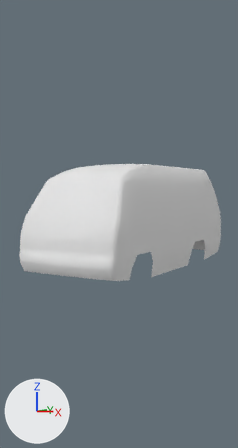
An edit to the Blender file Material/Kendaraan/Mitusbishi_L300/L301.blend, drawn before and after from the same camera.
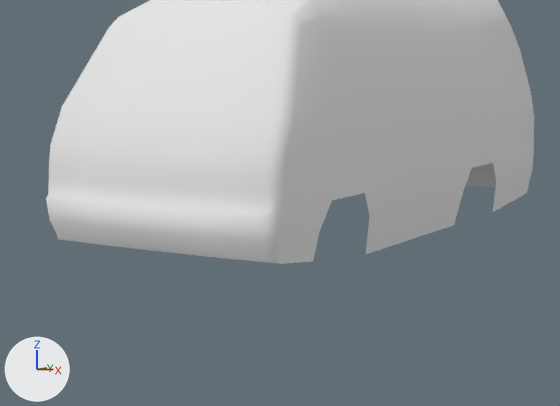
There are two pictures of each version: one from the file's camera 'Camera', one close up on the part from 0% to 97% of the width and 38% to 76% of the height. Arrows for +X, +Y and +Z are at lower left; the lights stay in place.

Script lines for the objects in view, before the commit:
```python
me_plane = bpy.data.meshes.new('Plane')
me_plane.from_pydata(...)  # 325 vertices, 314 faces; spans x -1.14..1.14, y -3.14..2.82, z 0.36..2.74
me_plane.polygons.foreach_set('use_smooth', [True] * 314)
me_plane.materials.append(mat_material)  # its picture is missing
ob_plane = bpy.data.objects.new('Plane', me_plane)
ob_plane.location = (0.0, 0.0, 0.0)
```
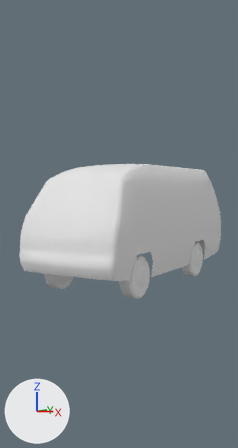
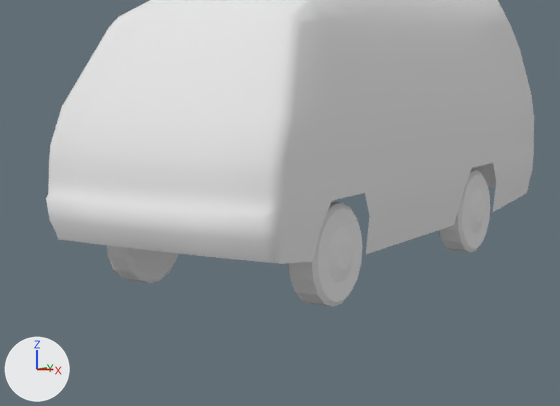
The newer file is also rescaled (x0.746) as a whole; pictures and numbers use the older file's frame.

Pixel boxes (x1, y1, x2, y2) of what changed, in the close-ups (560 x 406 px):
'Cylinder.002', added
    after: (288, 202, 362, 307)
'Cylinder.003', added
    after: (438, 170, 490, 253)
'Cylinder.001', added
    after: (107, 246, 179, 283)

The change, as a list of edits to the scene's bpy script:
```text
Add mat_ban_karet:
    mat_ban_karet = diffuse_material('Ban_Karet')
    mat_ban_karet.base_color = (0.8, 0.8, 0.8)  # white #e7e7e7
Add me_cylinder_000:
    me_cylinder_000.from_pydata(...)  # 108 vertices, 92 faces; spans x -0.132..0.158, y -0.4..0.4, z -0.394..0.394
    me_cylinder_000.materials.append(mat_ban_karet)  # its picture is missing
Add me_cylinder_005:
    me_cylinder_005.from_pydata(...)  # 108 vertices, 92 faces; spans x -0.158..0.132, y -0.4..0.4, z -0.394..0.394
    me_cylinder_005.materials.append(mat_ban_karet)  # its picture is missing
Add ob_cylinder_002:
    ob_cylinder_002 = bpy.data.objects.new('Cylinder.002', me_cylinder_000)
    ob_cylinder_002.location = (0.94, -1.87, 0.43)
    ob_cylinder_002.scale = (1.07, 1.07, 1.07)
Add ob_cylinder_001:
    ob_cylinder_001 = bpy.data.objects.new('Cylinder.001', me_cylinder_005)
    ob_cylinder_001.location = (-0.94, -1.87, 0.43)
    ob_cylinder_001.scale = (1.07, 1.07, 1.07)
Add ob_cylinder_003:
    ob_cylinder_003 = bpy.data.objects.new('Cylinder.003', me_cylinder_000.copy())
    ob_cylinder_003.location = (0.94, 1.09, 0.43)
    ob_cylinder_003.scale = (1.07, 1.07, 1.07)
```
